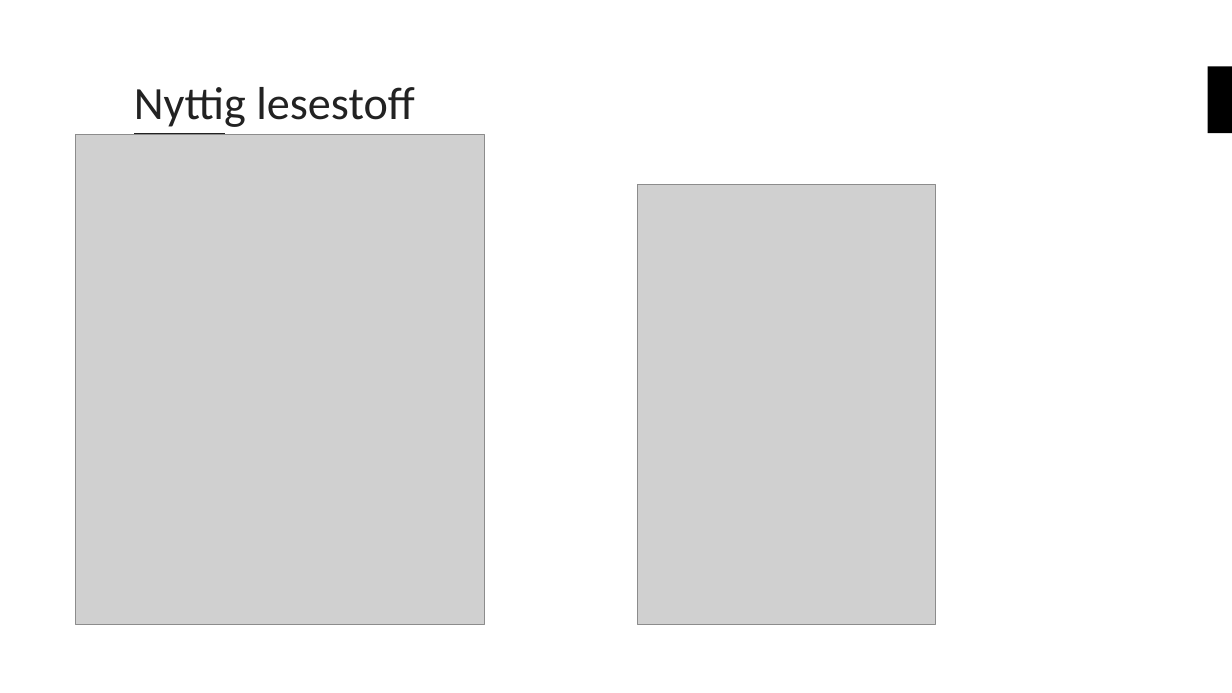
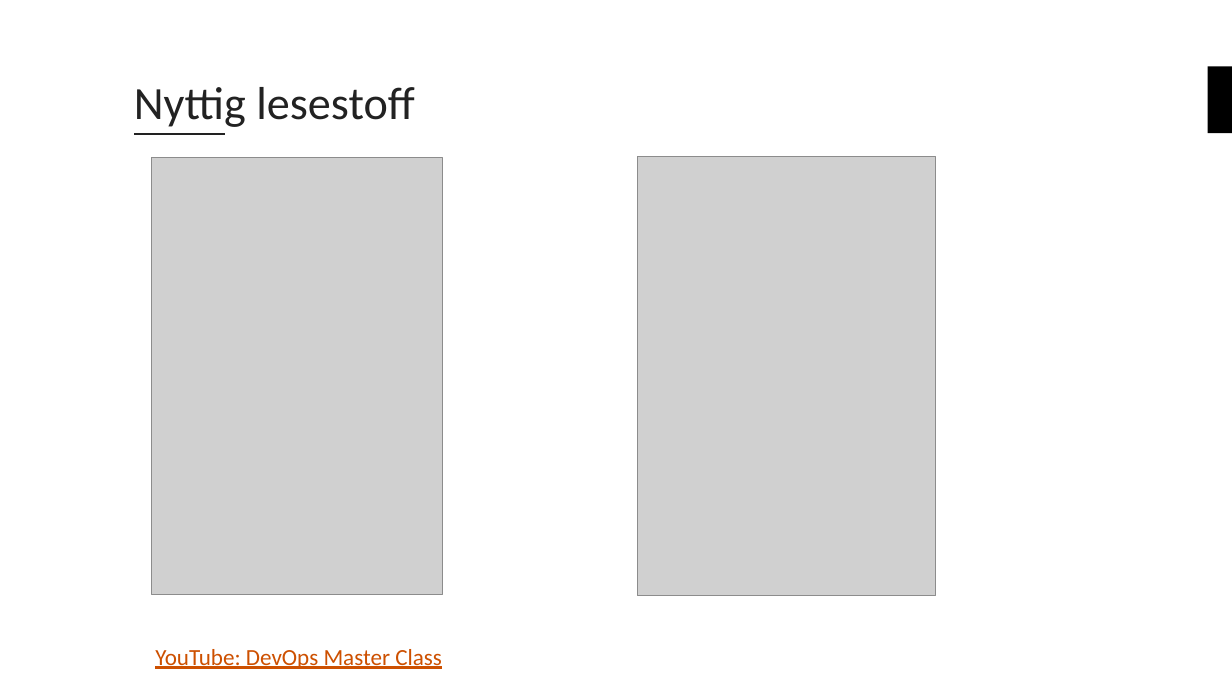
Before and after one commit to bouvet/azure-workshops, a slide deck: slide 11 of Workshop_2/Presentasjon/Azureskolen-Workshop#2.pptx. Drawn at 1232x693 pixels with LibreOffice and Linux fonts; fonts in the diff are those of the drawing; grey boxes stand for pictures; background and template pictures are left out. Boxes give left, top, right and bottom in pixels: in the first picture for what was removed or moved away, otherwise in the second. Text is boxed around its words. In the diff, an @@ line names an element or a change of style, - is before the commit and + after.

```diff
--- a/Workshop_2/Presentasjon/Azureskolen-Workshop#2.pptx
+++ b/Workshop_2/Presentasjon/Azureskolen-Workshop#2.pptx
@@ picture: place and size @@
-picture at (76,134,484,624)
+picture at (152,158,443,594)
@@ picture: place and size @@
-picture at (638,185,936,625)
+picture at (638,156,936,596)
@@ text added at (155,649,442,669), 18 pt, text #CD5000, underline @@
+YouTube: DevOps Master Class
```
Also in this commit, not shown: 22 other slides changed, 3 slides added, 2 slides removed.
